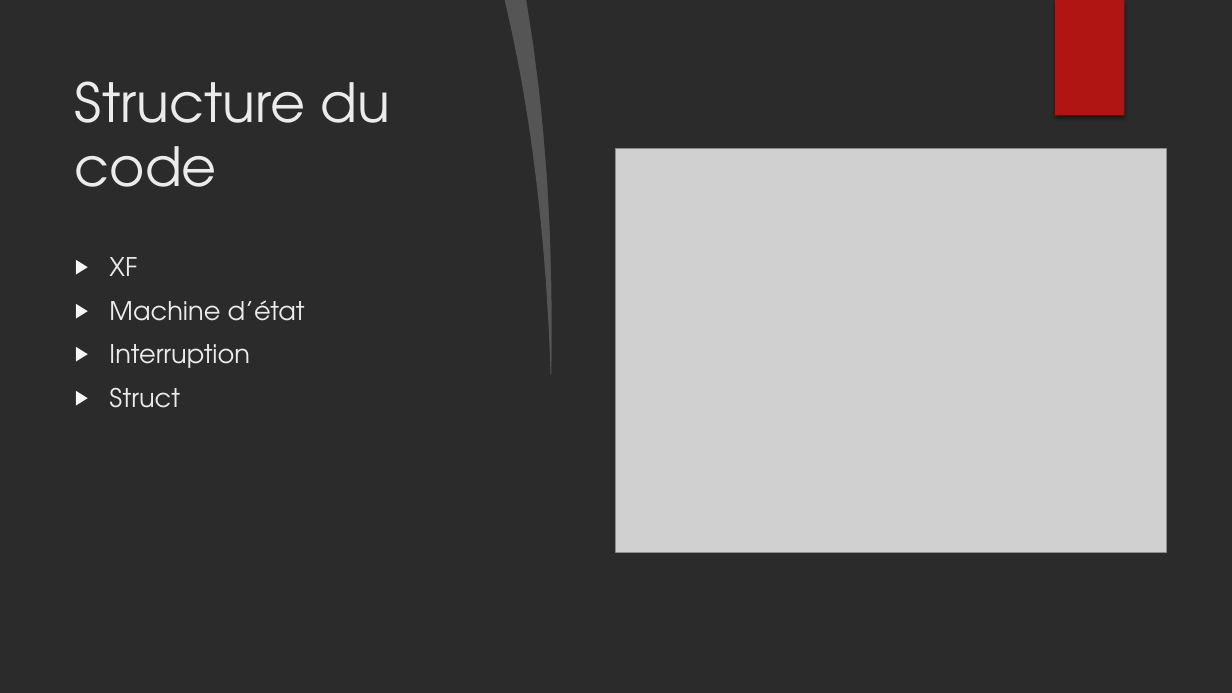
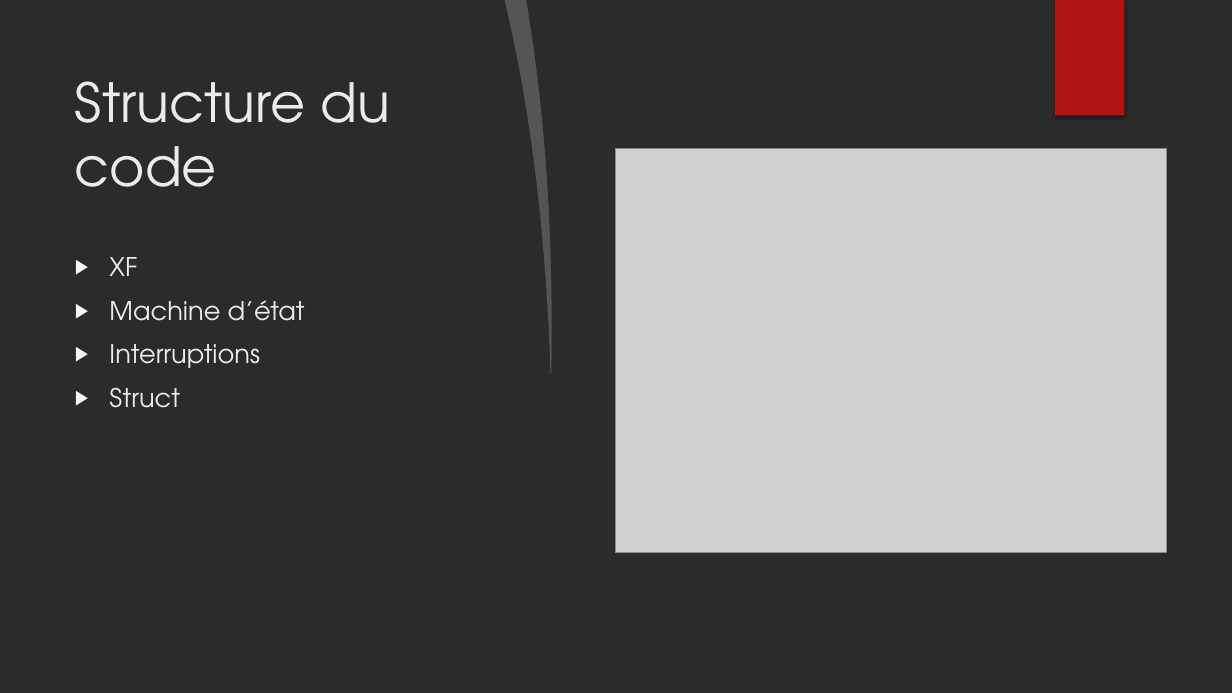
Before and after one commit to SuperBeurk/SummerSchool, a slide deck: slide 5 of Presentation_METS_ZUFL.pptx. Drawn at 1232x693 pixels with LibreOffice and Linux fonts; fonts in the diff are those of the drawing; grey boxes stand for pictures; background and template pictures are left out; a plain dark background stands for a picture behind light text. Boxes give left, top, right and bottom in pixels: in the first picture for what was removed or moved away, otherwise in the second. Text is boxed around its words. In the diff, an @@ line names an element or a change of style, - is before the commit and + after.

```diff
--- a/Presentation_METS_ZUFL.pptx
+++ b/Presentation_METS_ZUFL.pptx
@@ text at (109,344,260,368): text changed @@
-▶ Interruption
+▶ Interruptions
```
Also in this commit, not shown: 1 other slide changed, 1 slide added, 2 other files.
